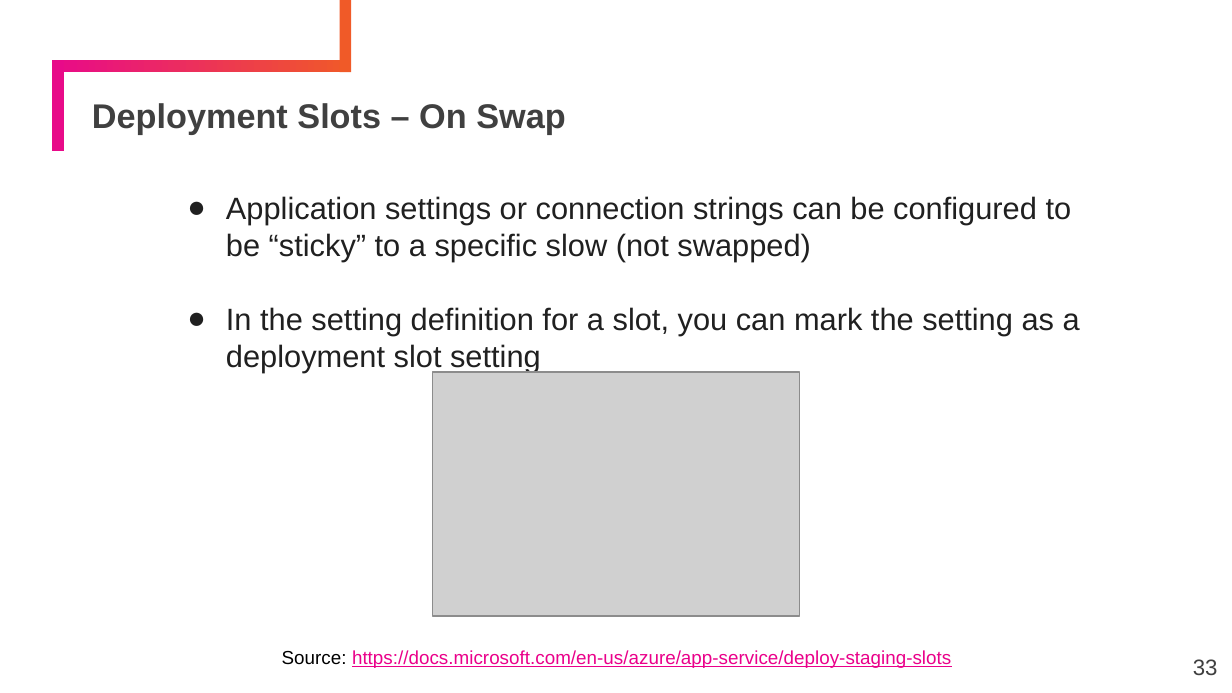
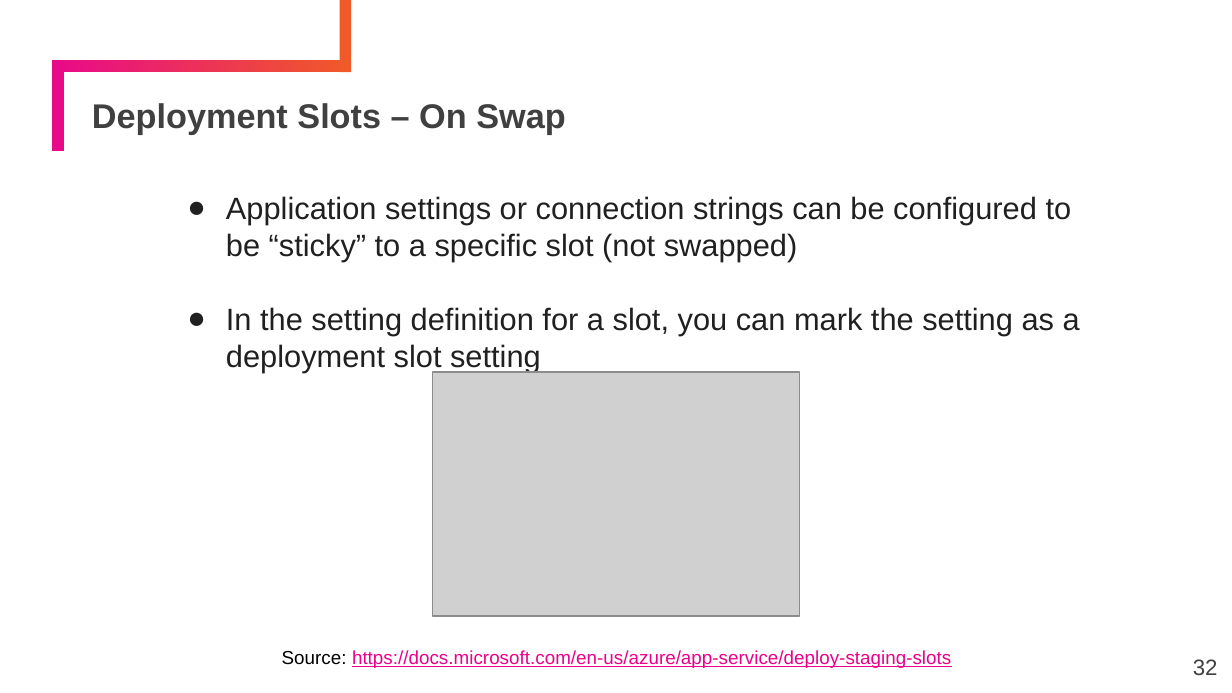
Before and after one commit to KernelGamut32/azure-developer-vmp, a slide deck: slide 32 of slides/Azure App Service.pptx (slide 33 before the commit). Drawn at 1232x693 pixels with LibreOffice and Linux fonts; fonts in the diff are those of the drawing; grey boxes stand for pictures. Boxes give left, top, right and bottom in pixels: in the first picture for what was removed or moved away, otherwise in the second. Text is boxed around its words. In the diff, an @@ line names an element or a change of style, - is before the commit and + after.

Commit message:
update slides

```diff
--- a/slides/Azure App Service.pptx
+++ b/slides/Azure App Service.pptx
@@ subtitle at bbox=[226, 196, 1072, 262]: text changed @@
-  ● Application settings or connection strings can be configured to be “sticky” to a specific slow (not swapped)
+  ● Application settings or connection strings can be configured to be “sticky” to a specific slot (not swapped)
@@ page number at bbox=[1193, 659, 1218, 675]: text changed @@
-33
+32
```
Also in this commit, not shown: 1 other slide changed, 1 slide removed.
